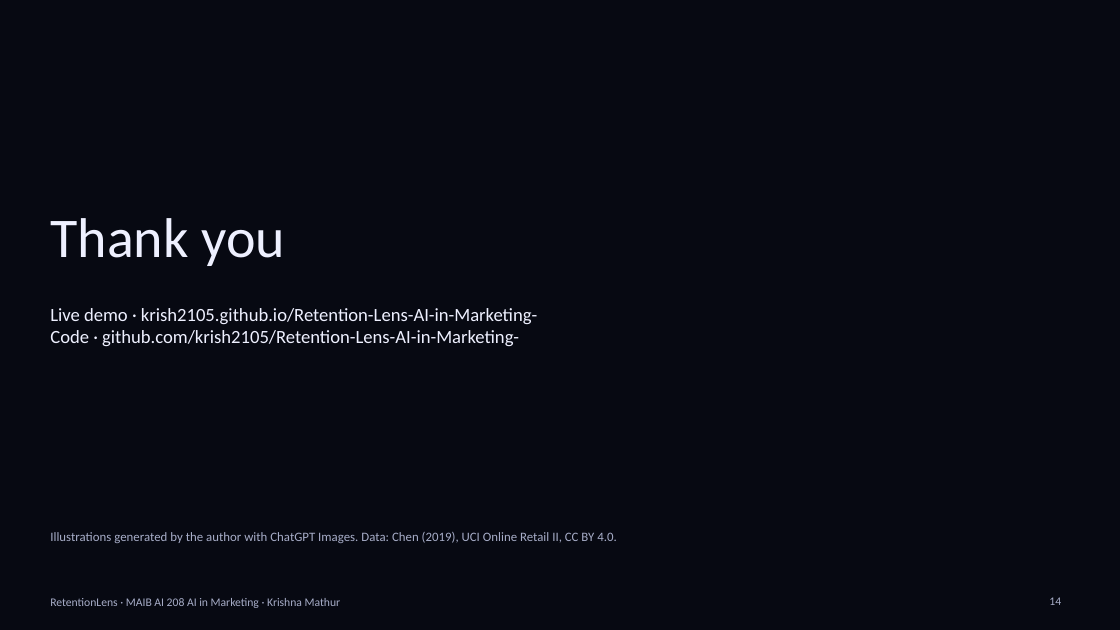
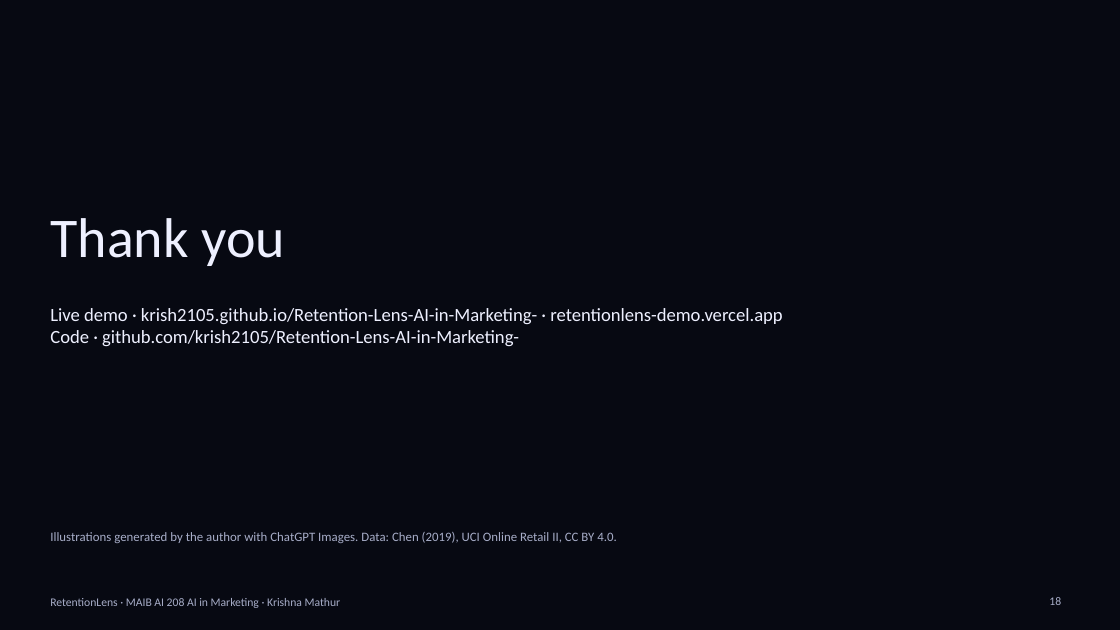
Before and after one commit to krish2105/Retention-Lens-AI-in-Marketing-, a slide deck: slide 18 of submissions/RetentionLens_Presentation.pptx (slide 14 before the commit). Drawn at 1120x630 pixels with LibreOffice and Linux fonts; fonts in the diff are those of the drawing; background and template pictures are left out. Boxes give left, top, right and bottom in pixels: in the first picture for what was removed or moved away, otherwise in the second. Text is boxed around its words. In the diff, an @@ line names an element or a change of style, - is before the commit and + after.

```diff
--- a/submissions/RetentionLens_Presentation.pptx
+++ b/submissions/RetentionLens_Presentation.pptx
@@ text at box(50, 308, 782, 324): text changed @@
-Live demo · krish2105.github.io/Retention-Lens-AI-in-Marketing-
+Live demo · krish2105.github.io/Retention-Lens-AI-in-Marketing- · retentionlens-demo.vercel.app
@@ page number at box(1049, 597, 1061, 605): text changed @@
-14
+18
```
Also in this commit, not shown: 6 other slides changed, 6 slides added, 2 slides removed, 35 other files.
